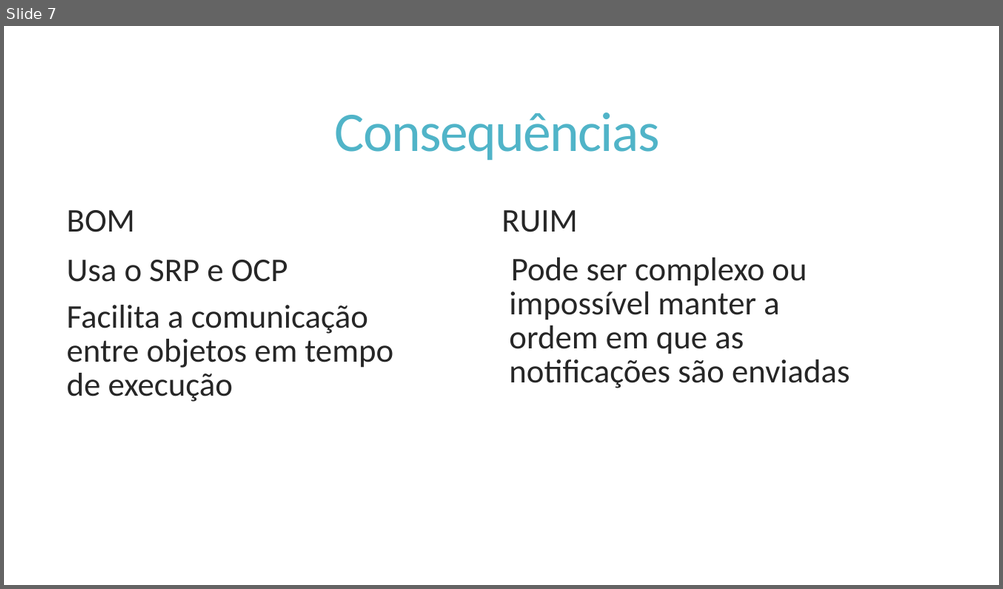
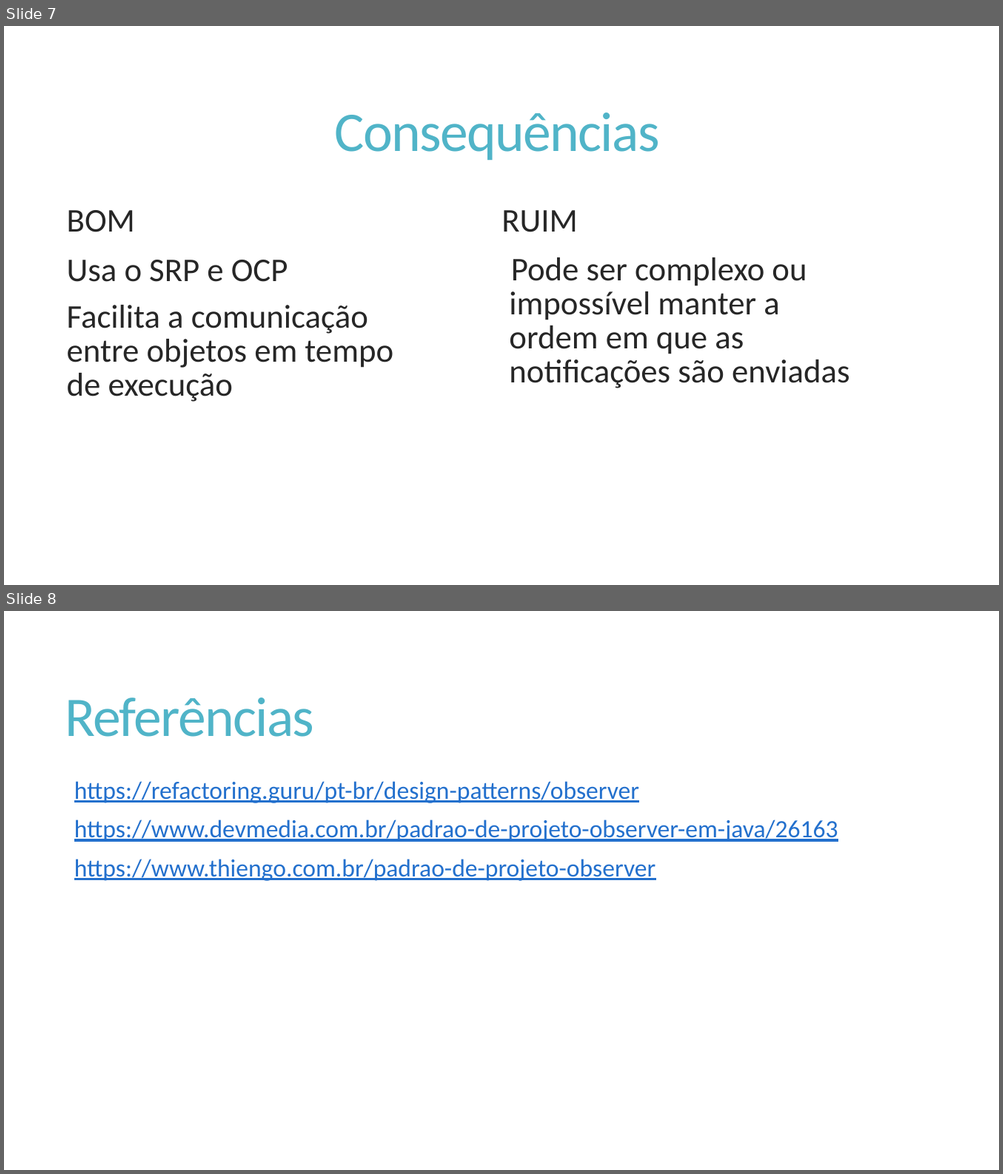
Before and after one commit to Caitano09/observer, a slide deck: Observer.pptx. Shown one above the other, each under a label of ours: slide 7 before the commit, slides 7 and 8 after it. The pictures are 1003x589 and 1003x1174 pixels, drawn with LibreOffice and Linux fonts; fonts in the diff are those of the drawing. Boxes give left, top, right and bottom in pixels: in the first picture for what was removed or moved away, otherwise in the second. Text is boxed around its words. In the diff, an @@ line names an element or a change of style, - is before the commit and + after.

Commit message:
updated

```diff
--- a/Observer.pptx
+++ b/Observer.pptx
@@ slide 8 added at box(4, 611, 999, 1170), background #FFFFFF @@
@@ title added at box(65, 698, 315, 737), 54 pt, text #50B4C8 @@
+Referências
@@ text added at box(74, 781, 838, 881), 24 pt, text #2370CD, underline @@
+  https://refactoring.guru/pt-br/design-patterns/observer
+  https://www.devmedia.com.br/padrao-de-projeto-observer-em-java/26163
+  https://www.thiengo.com.br/padrao-de-projeto-observer
```
